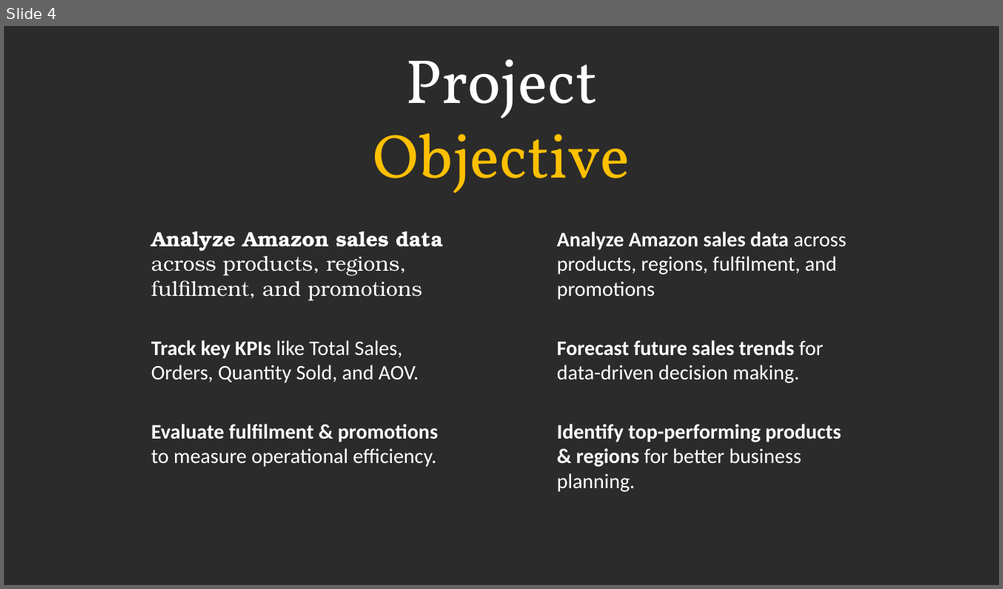
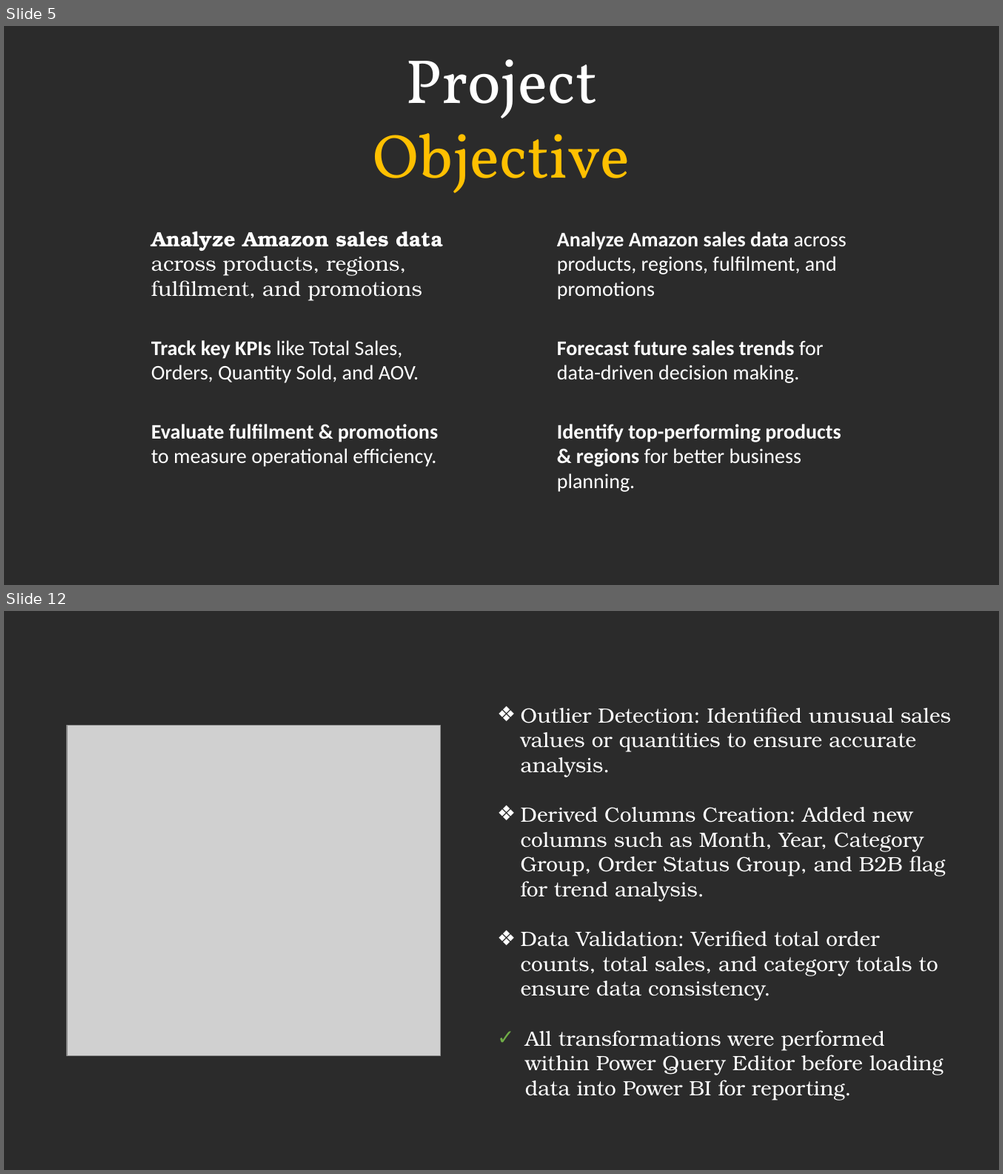
Before and after one commit to prafullwahatule/BI-Amazon-Sale-Report, a slide deck: Report/Amazon Sales Report.pptx. Shown one above the other, each under a label of ours: slide 4 before the commit, slides 5 and 12 after it; the slides between them are not shown. The pictures are 1003x589 and 1003x1174 pixels, drawn with LibreOffice and Linux fonts; fonts in the diff are those of the drawing; grey boxes stand for pictures; background and template pictures are left out; a plain dark background stands for a picture behind light text. Boxes give left, top, right and bottom in pixels: in the first picture for what was removed or moved away, otherwise in the second. Text is boxed around its words. In the diff, an @@ line names an element or a change of style, - is before the commit and + after.

```diff
--- a/Report/Amazon Sales Report.pptx
+++ b/Report/Amazon Sales Report.pptx
@@ slide 12 added at box(4, 611, 999, 1170), background picture (left out) @@
@@ text added at box(521, 707, 950, 1100), 20 pt, text #FFFFFF @@
+❖ Outlier Detection: Identified unusual sales values or quantities to ensure accurate analysis.
+❖ Derived Columns Creation: Added new columns such as Month, Year, Category Group, Order Status Group, and B2B flag for trend analysis.
+❖ Data Validation: Verified total order counts, total sales, and category totals to ensure data consistency.
+✓ All transformations were performed within Power Query Editor before loading data into Power BI for reporting.
@@ picture added at box(67, 726, 441, 1056) @@
@@ what was slide 4 is now slide 5 @@
```
Also in this commit, not shown: 2 slides changed, 6 other slides added, 1 other file.
